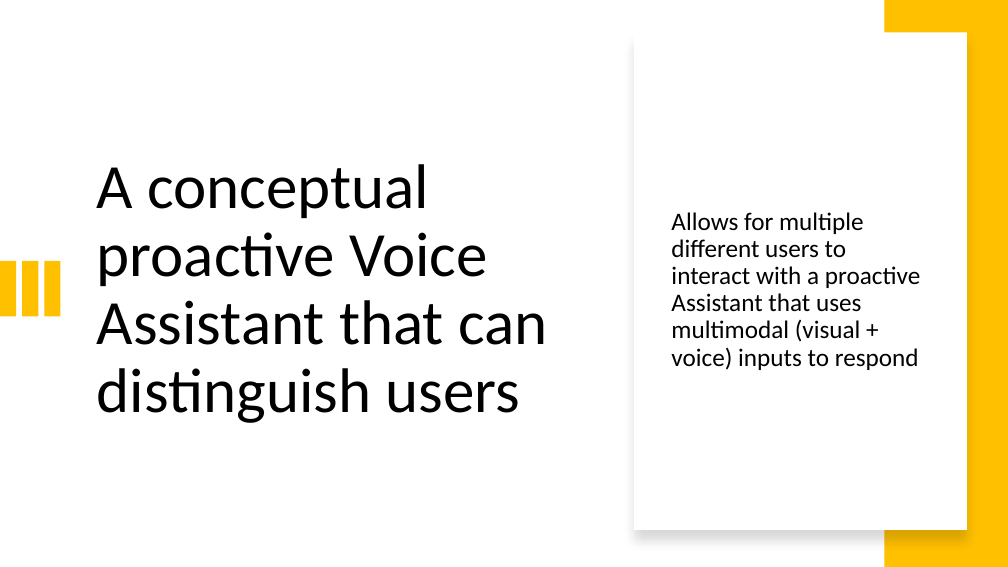
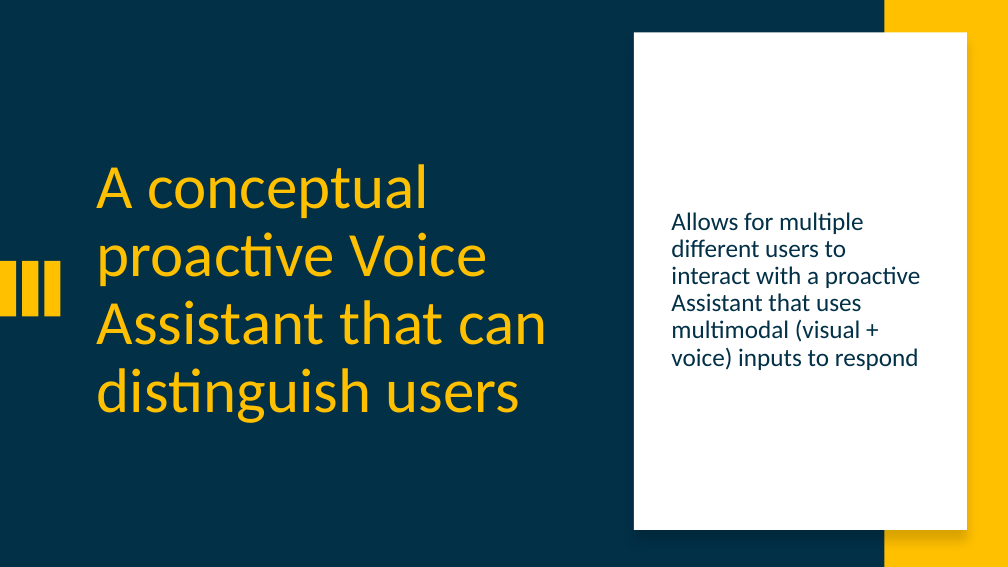
Before and after one commit to attennig/MultimodalMultiuserHomeAssistant, a slide deck: slide 2 of Multimodal personalized multiuser Home Assistant.pptx. Drawn at 1008x567 pixels with LibreOffice and Linux fonts; fonts in the diff are those of the drawing. Boxes give left, top, right and bottom in pixels: in the first picture for what was removed or moved away, otherwise in the second. Text is boxed around its words. In the diff, an @@ line names an element or a change of style, - is before the commit and + after.

```diff
--- a/Multimodal personalized multiuser Home Assistant.pptx
+++ b/Multimodal personalized multiuser Home Assistant.pptx
@@ background #FFFFFF to #023047 @@
@@ title "A conceptual proactive Voice Assistant ..." at <box>97,164,547,423</box>: text colour #000000 to #FFC000 @@
@@ text "Allows for multiple different users ..." at <box>671,212,920,370</box>: text colour #000000 to #023047 @@
```
Also in this commit, not shown: 4 other slides changed, 1 slide added.
